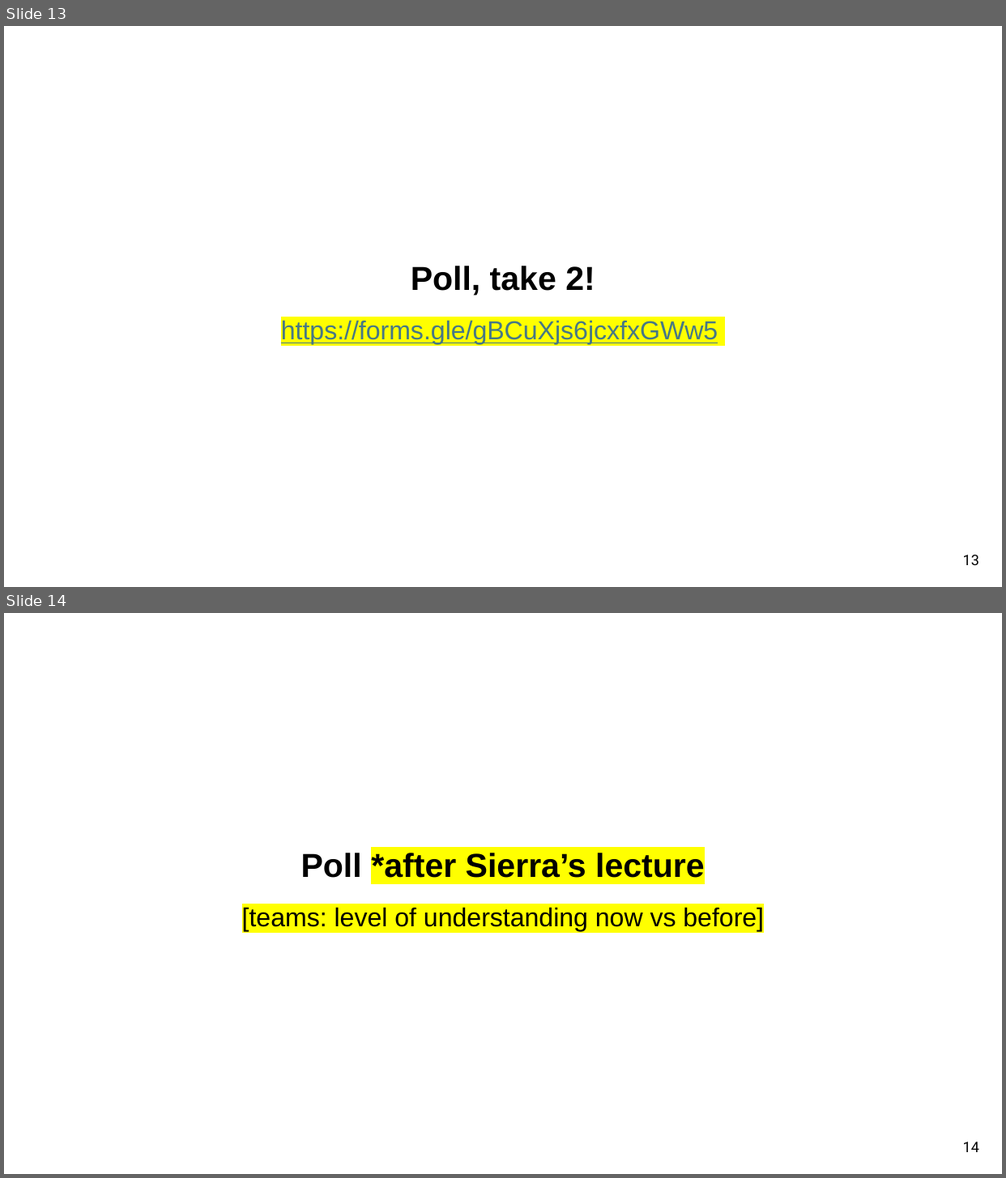
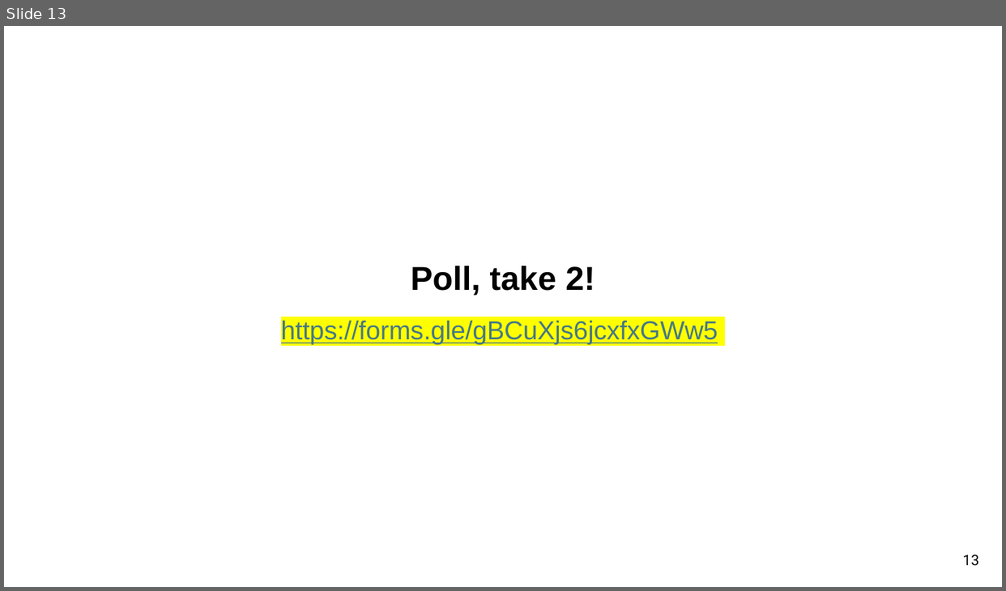
Before and after one commit to sabahzero/UPRM_QIIME2workshop, a slide deck: lectures/IntroLecture1b_Smith.pptx. Shown one above the other, each under a label of ours: slides 13 and 14 before the commit, slide 13 after it. The pictures are 1006x1178 and 1006x591 pixels, drawn with LibreOffice and Linux fonts; fonts in the diff are those of the drawing. Boxes give left, top, right and bottom in pixels: in the first picture for what was removed or moved away, otherwise in the second. Text is boxed around its words. In the diff, an @@ line names an element or a change of style, - is before the commit and + after.

Commit message:
Minor update to lectures

```diff
--- a/lectures/IntroLecture1b_Smith.pptx
+++ b/lectures/IntroLecture1b_Smith.pptx
@@ slide 14 removed at (x1=4, y1=613, x2=1002, y2=1174), background #FFFFFF @@
@@ text removed at (x1=301, y1=853, x2=705, y2=878) @@
-Poll *after Sierra’s lecture
@@ text removed at (x1=242, y1=907, x2=764, y2=932) @@
-[teams: level of understanding now vs before]
@@ page number removed at (x1=963, y1=1142, x2=979, y2=1152) @@
-14
```
